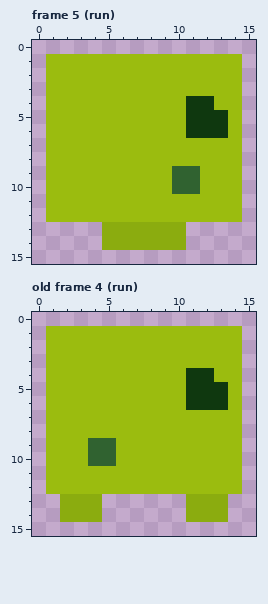
Pixel-art file -- Assets/Sprites/ase files/calvin_sprite.ase. This is how it looked before the edit.
16x16 pixels, 14 frames. Shown: frame 5 (run), old frame 4 (run). The commit also changed other frames, which this record leaves out.
Now the later version:
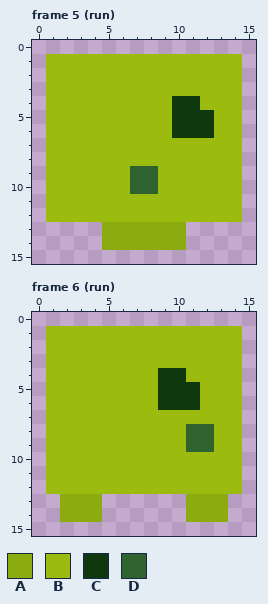
Palette (. is transparent): A #8bac0f  B #9bbc0f  C #0f380f  D #306230
A new or re-ordered frame is compared with the old frame closest to it.
Change:
frames 14 -> 15
--- frame 5 (run), layers "hands", "eyes"
@@ x 5..15 @@
  3 BBBBBBBBBB.
- 4 BBBBBBCCBB.
- 5 BBBBBBCCCB.
- 6 BBBBBBCCCB.
+ 4 BBBBBCCBBB.
+ 5 BBBBBCCCBB.
+ 6 BBBBBCCCBB.
  7 BBBBBBBBBB.
  8 BBBBBBBBBB.
- 9 BBBBBDDBBB.
-10 BBBBBDDBBB.
+ 9 BBDDBBBBBB.
+10 BBDDBBBBBB.
 11 BBBBBBBBBB.
--- frame 6 (run) is new; against old frame 4 (run), layers "hands", "eyes"
@@ x 0..15 @@
  3 .BBBBBBBBBBBBBB.
- 4 .BBBBBBBBBBCCBB.
- 5 .BBBBBBBBBBCCCB.
- 6 .BBBBBBBBBBCCCB.
+ 4 .BBBBBBBBCCBBBB.
+ 5 .BBBBBBBBCCCBBB.
+ 6 .BBBBBBBBCCCBBB.
  7 .BBBBBBBBBBBBBB.
- 8 .BBBBBBBBBBBBBB.
- 9 .BBBDDBBBBBBBBB.
-10 .BBBDDBBBBBBBBB.
+ 8 .BBBBBBBBBBDDBB.
+ 9 .BBBBBBBBBBDDBB.
+10 .BBBBBBBBBBBBBB.
 11 .BBBBBBBBBBBBBB.
Pixel boxes of the changes (left, top, right, bottom) in both pictures:
changed: (130, 96, 228, 194)
changed: (158, 368, 228, 452)
changed: (88, 438, 116, 466)
